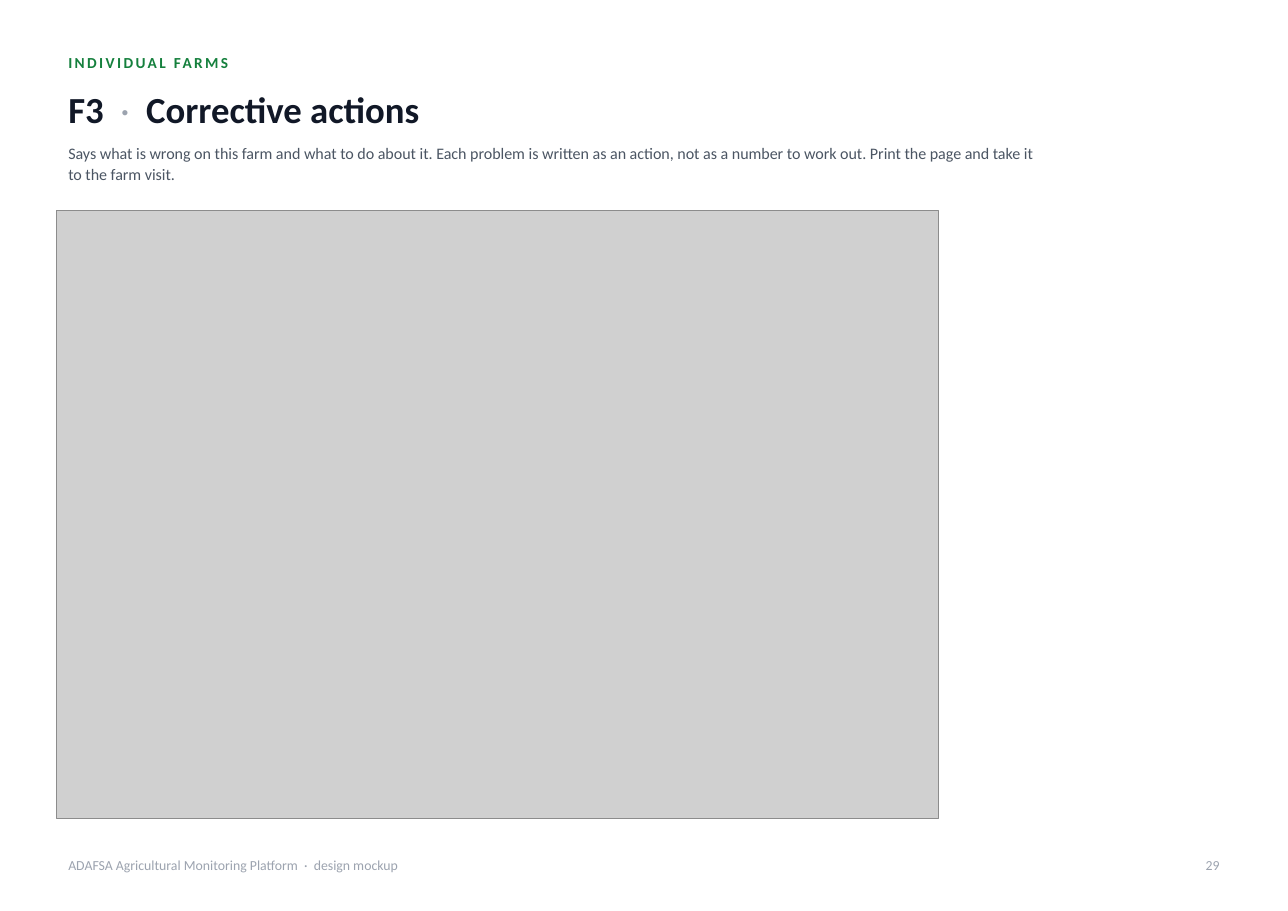
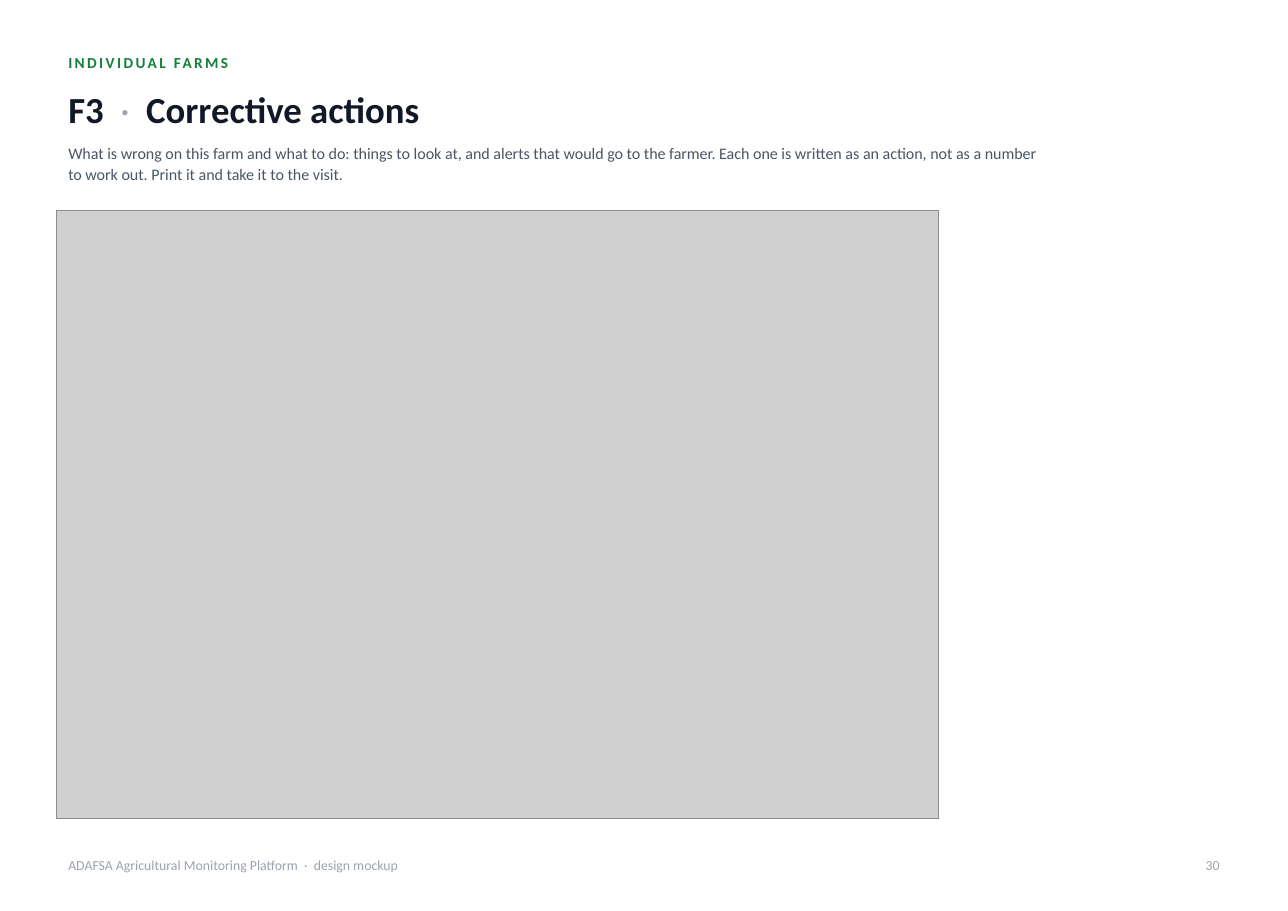
Before and after one commit to romainbigare/adafsa-mockup, a slide deck: slide 30 of docs/ADAFSA_Platform_Screens.pptx (slide 29 before the commit). Drawn at 1288x911 pixels with LibreOffice and Linux fonts; fonts in the diff are those of the drawing; grey boxes stand for pictures. Boxes give left, top, right and bottom in pixels: in the first picture for what was removed or moved away, otherwise in the second. Text is boxed around its words. In the diff, an @@ line names an element or a change of style, - is before the commit and + after.

```diff
--- a/docs/ADAFSA_Platform_Screens.pptx
+++ b/docs/ADAFSA_Platform_Screens.pptx
@@ text at <box>68,148,1036,180</box>: text changed @@
-Says what is wrong on this farm and what to do about it. Each problem is written as an action, not as a number to work out. Print the page and take it to the farm visit.
+What is wrong on this farm and what to do: things to look at, and alerts that would go to the farmer. Each one is written as an action, not as a number to work out. Print it and take it to the visit.
@@ text at <box>1206,861,1220,870</box>: text changed @@
-29
+30
```
Also in this commit, not shown: 30 other slides changed, 1 slide added, 2 other files.
